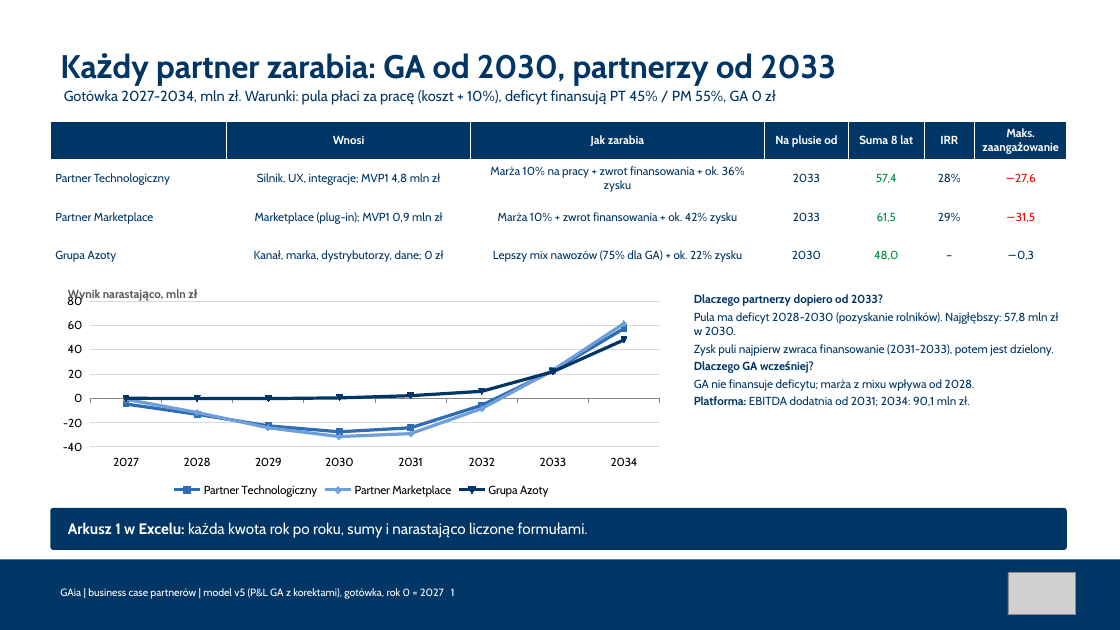
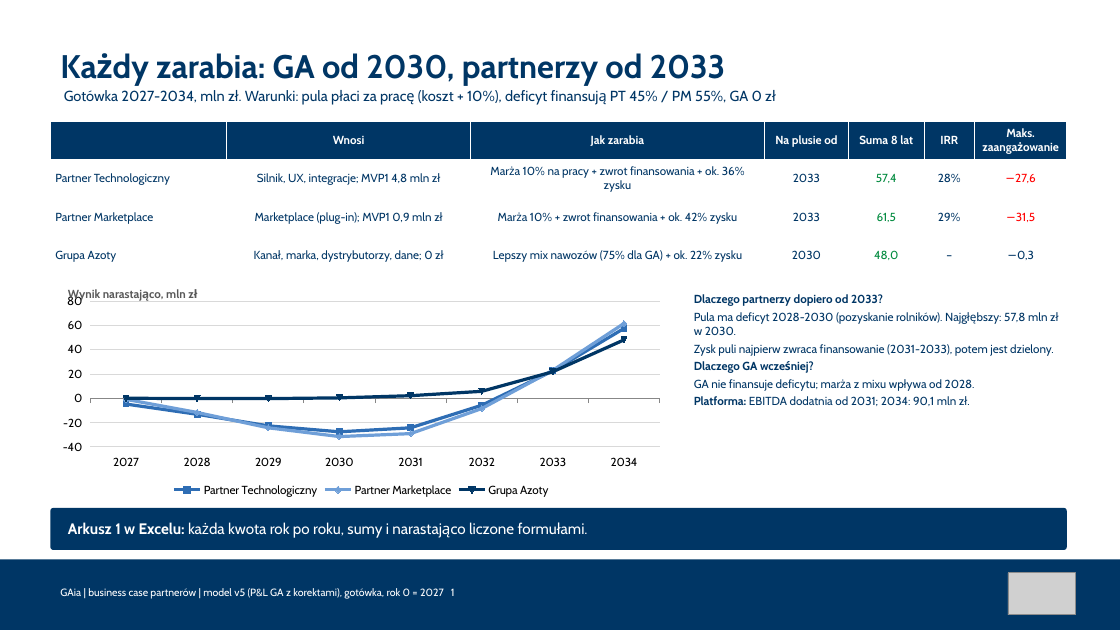
Before and after one commit to Angelika-pruchniak/gaia, a slide deck: slide 1 of GA_GAia_obrona_5_slajdow.pptx. Drawn at 1120x630 pixels with LibreOffice and Linux fonts; fonts in the diff are those of the drawing; grey boxes stand for pictures. Boxes give left, top, right and bottom in pixels: in the first picture for what was removed or moved away, otherwise in the second. Text is boxed around its words. In the diff, an @@ line names an element or a change of style, - is before the commit and + after.

```diff
--- a/GA_GAia_obrona_5_slajdow.pptx
+++ b/GA_GAia_obrona_5_slajdow.pptx
@@ text at (x1=156, y1=53, x2=725, y2=86): text changed @@
-Każdy partner zarabia: GA od 2030, partnerzy od 2033
+Każdy zarabia: GA od 2030, partnerzy od 2033
```
Also in this commit, not shown: 3 other slides changed, 2 other files.
